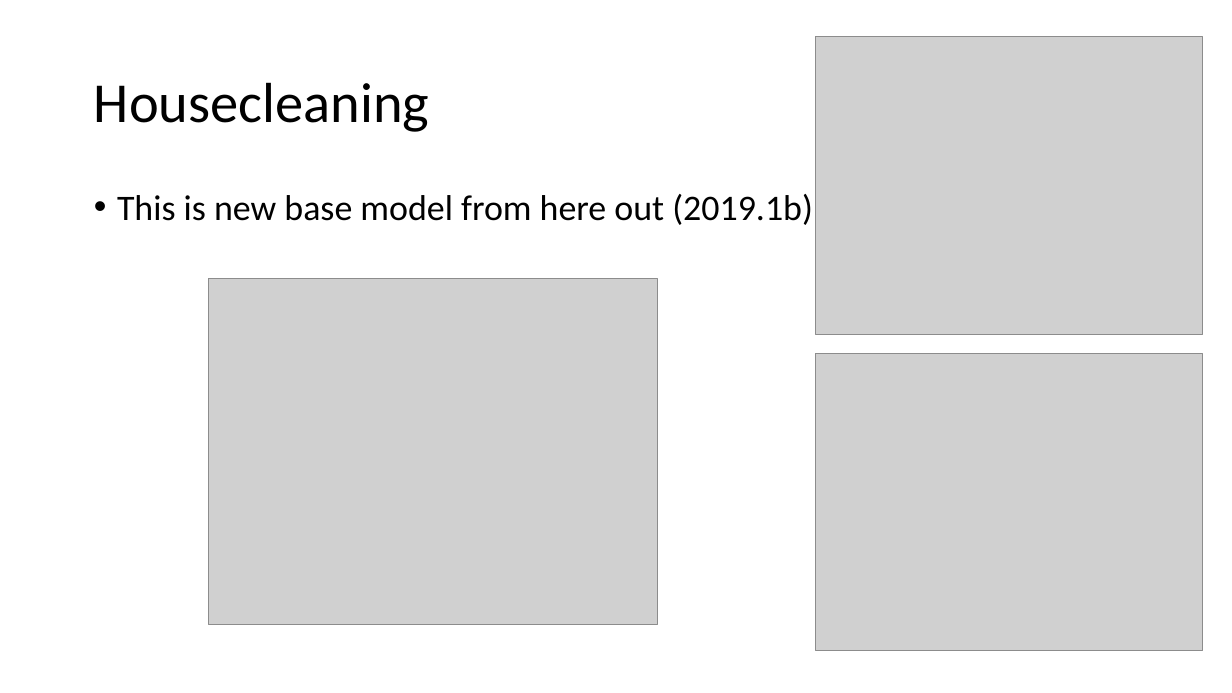
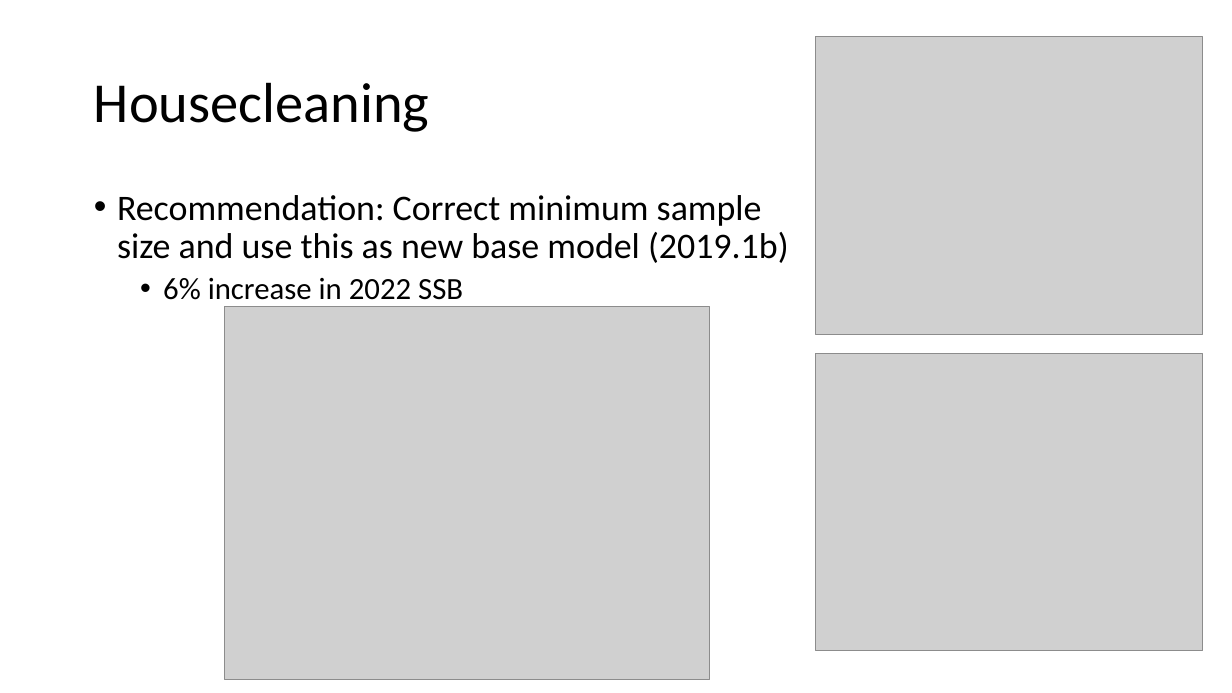
Before and after one commit to pete-hulson/goa_pcod, a slide deck: slide 5 of 2023/presentation/goa_pcod_sept23.pptx (slide 4 before the commit). Drawn at 1232x693 pixels with LibreOffice and Linux fonts; fonts in the diff are those of the drawing; grey boxes stand for pictures. Boxes give left, top, right and bottom in pixels: in the first picture for what was removed or moved away, otherwise in the second. Text is boxed around its words. In the diff, an @@ line names an element or a change of style, - is before the commit and + after.

```diff
--- a/2023/presentation/goa_pcod_sept23.pptx
+++ b/2023/presentation/goa_pcod_sept23.pptx
@@ text at (117, 195, 789, 307): text changed @@
-• This is new base model from here out (2019.1b)
+• Recommendation: Correct minimum sample size and use this as new base model (2019.1b)
+  • 6% increase in 2022 SSB
@@ picture: place and size @@
-picture at (208, 278, 657, 624)
+picture at (225, 307, 710, 680)
```
Also in this commit, not shown: 9 other slides changed, 12 slides added, 5 other files.
